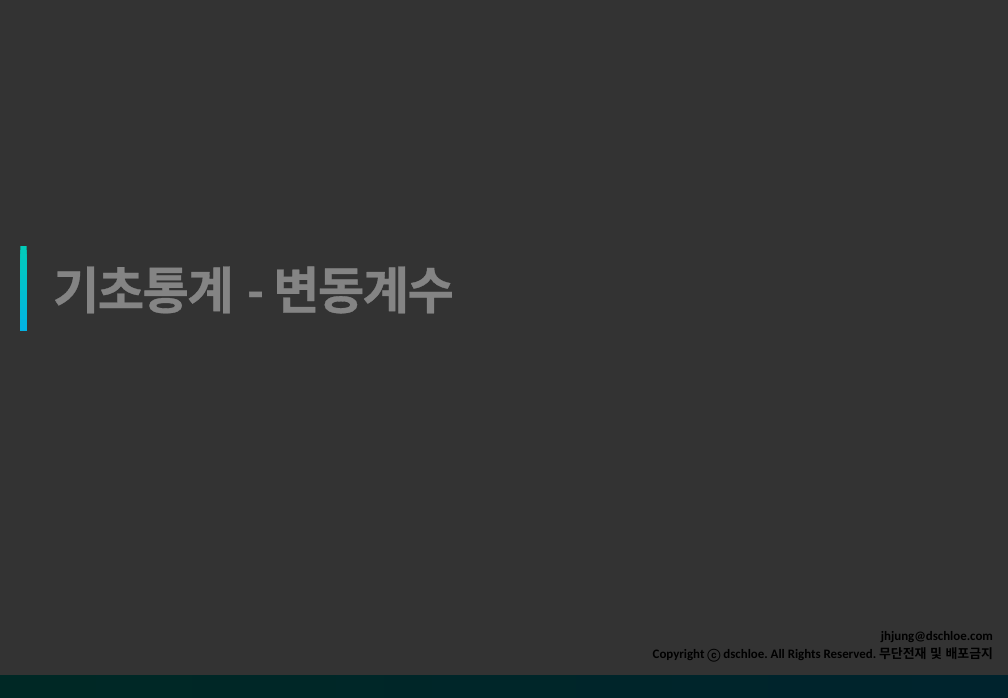
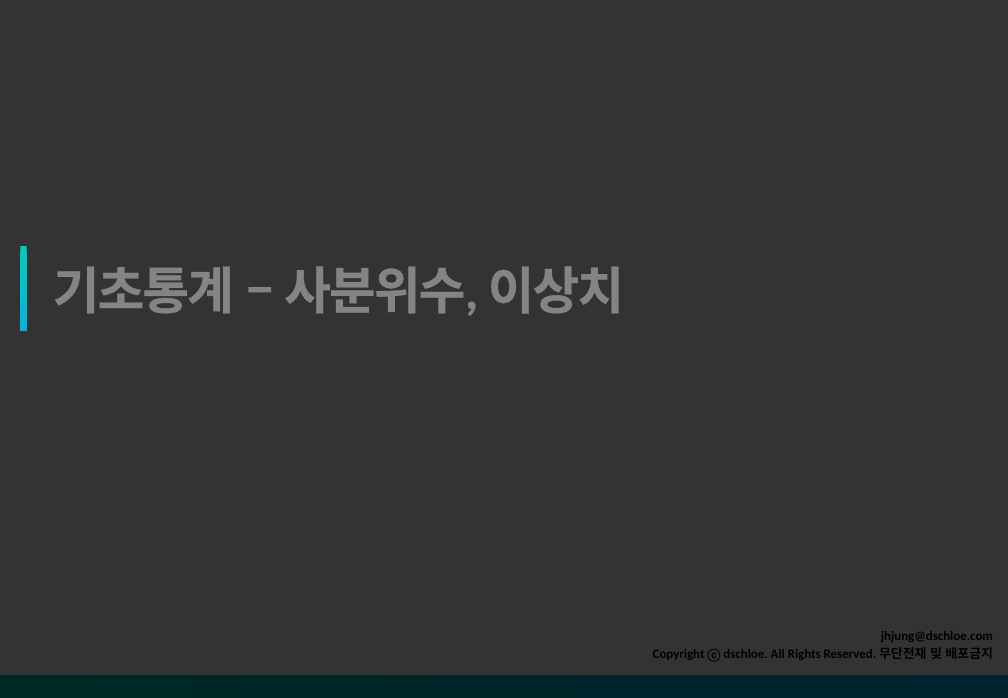
Before and after one commit to ycko725/R_edu, a slide deck: slide 1 of source_2021/2_day_stat_regression/source/기초통계 - 사분위수, 이상치.pptx. Drawn at 1008x698 pixels with LibreOffice and Linux fonts; fonts in the diff are those of the drawing. Boxes give left, top, right and bottom in pixels: in the first picture for what was removed or moved away, otherwise in the second. Text is boxed around its words. In the diff, an @@ line names an element or a change of style, - is before the commit and + after.

```diff
--- a/source_2021/2_day_stat_regression/source/기초통계 - 사분위수, 이상치.pptx
+++ b/source_2021/2_day_stat_regression/source/기초통계 - 사분위수, 이상치.pptx
@@ text at bbox=[53, 266, 624, 316]: text changed @@
-기초통계 - 변동계수
+기초통계 – 사분위수, 이상치
```
Also in this commit, not shown: 21 other files.
